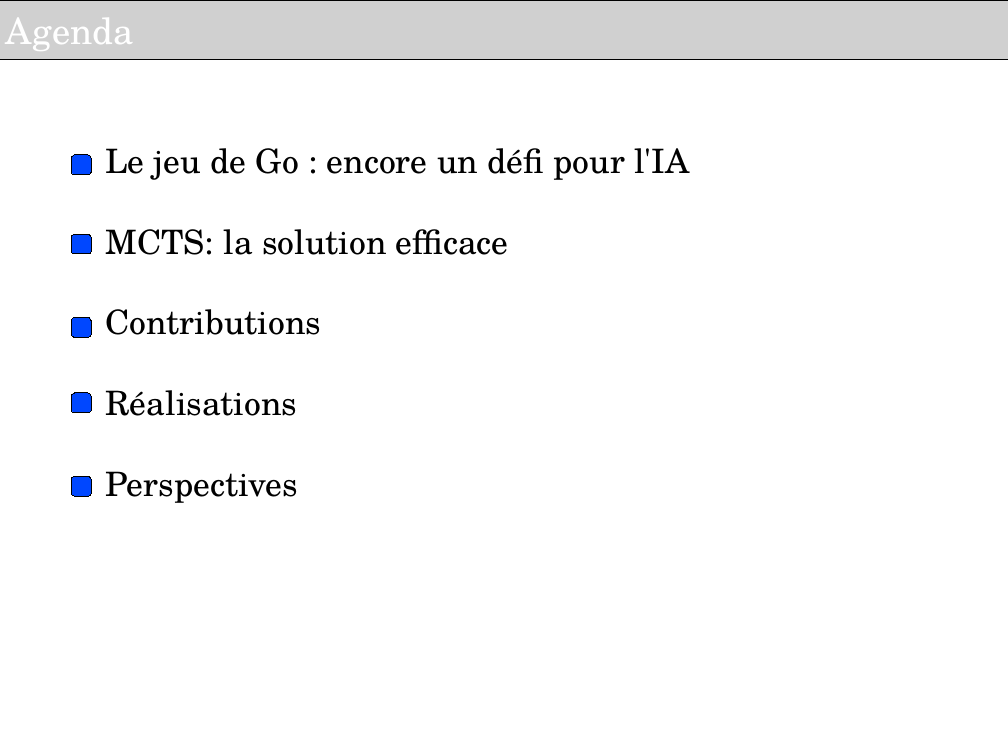
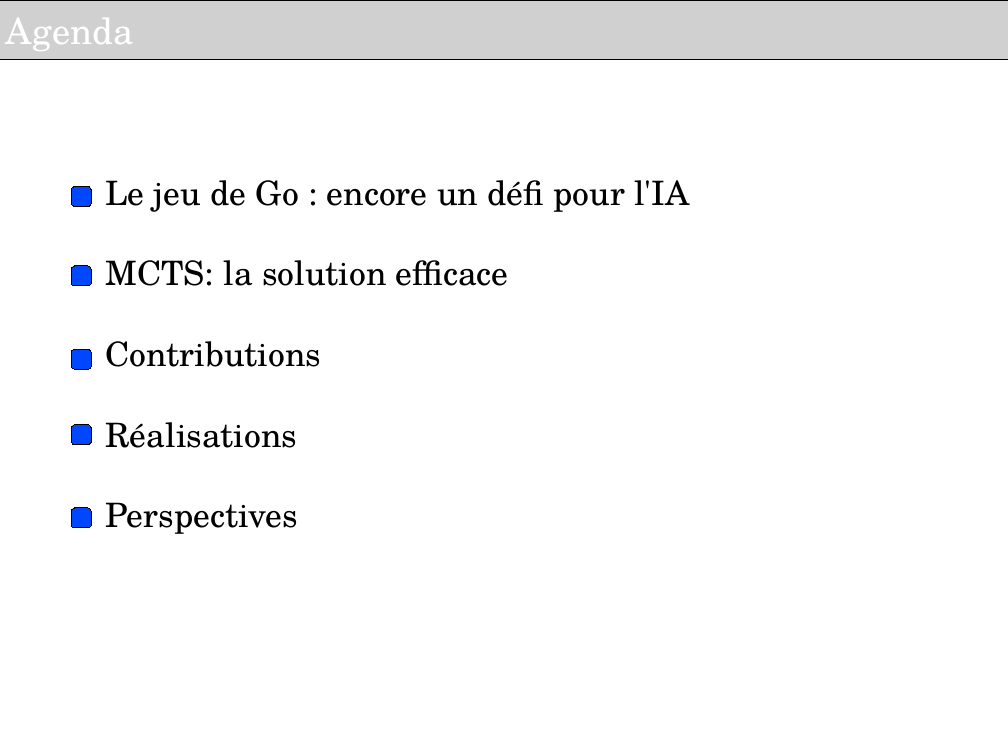
Before and after one commit to haspeleo/Android-Dev, a slide deck: slide 2 of MCTS/Soutenance_INRIA_V2.odp. Drawn at 1008x756 pixels with LibreOffice and Linux fonts; fonts in the diff are those of the drawing; grey boxes stand for pictures; background and template pictures are left out. Boxes give left, top, right and bottom in pixels: in the first picture for what was removed or moved away, otherwise in the second. Text is boxed around its words. In the diff, an @@ line names an element or a change of style, - is before the commit and + after.

```diff
--- a/MCTS/Soutenance_INRIA_V2.odp
+++ b/MCTS/Soutenance_INRIA_V2.odp
@@ 5 rounded rectangles, 1 text: place and size @@
-5 rounded rectangles, 1 text at bbox=[72, 148, 689, 503]
+5 rounded rectangles, 1 text at bbox=[72, 180, 689, 534]
```
Also in this commit, not shown: 9 other slides changed, 4 slides added, 1 slide removed, 1 other file.
